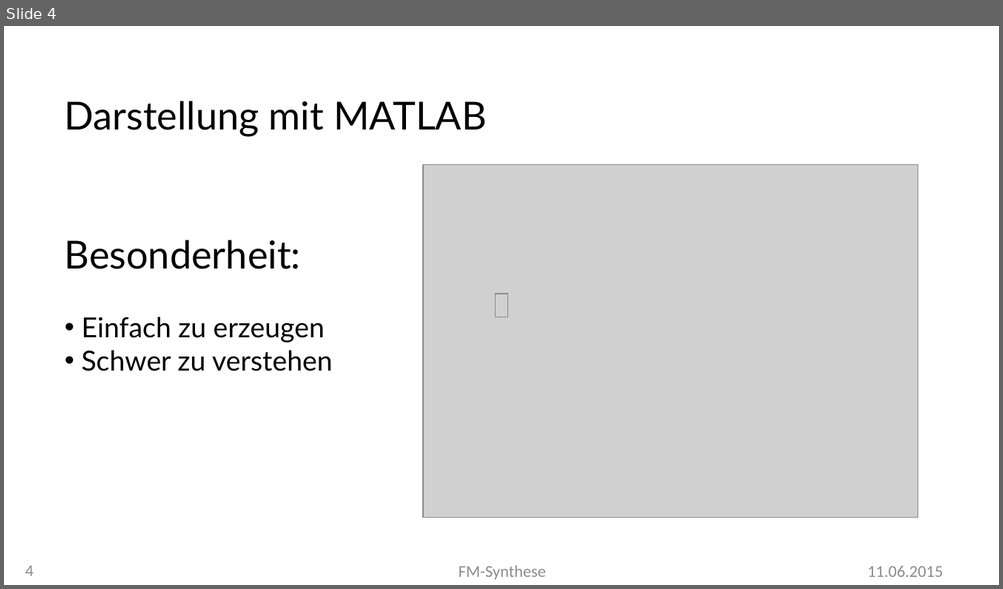
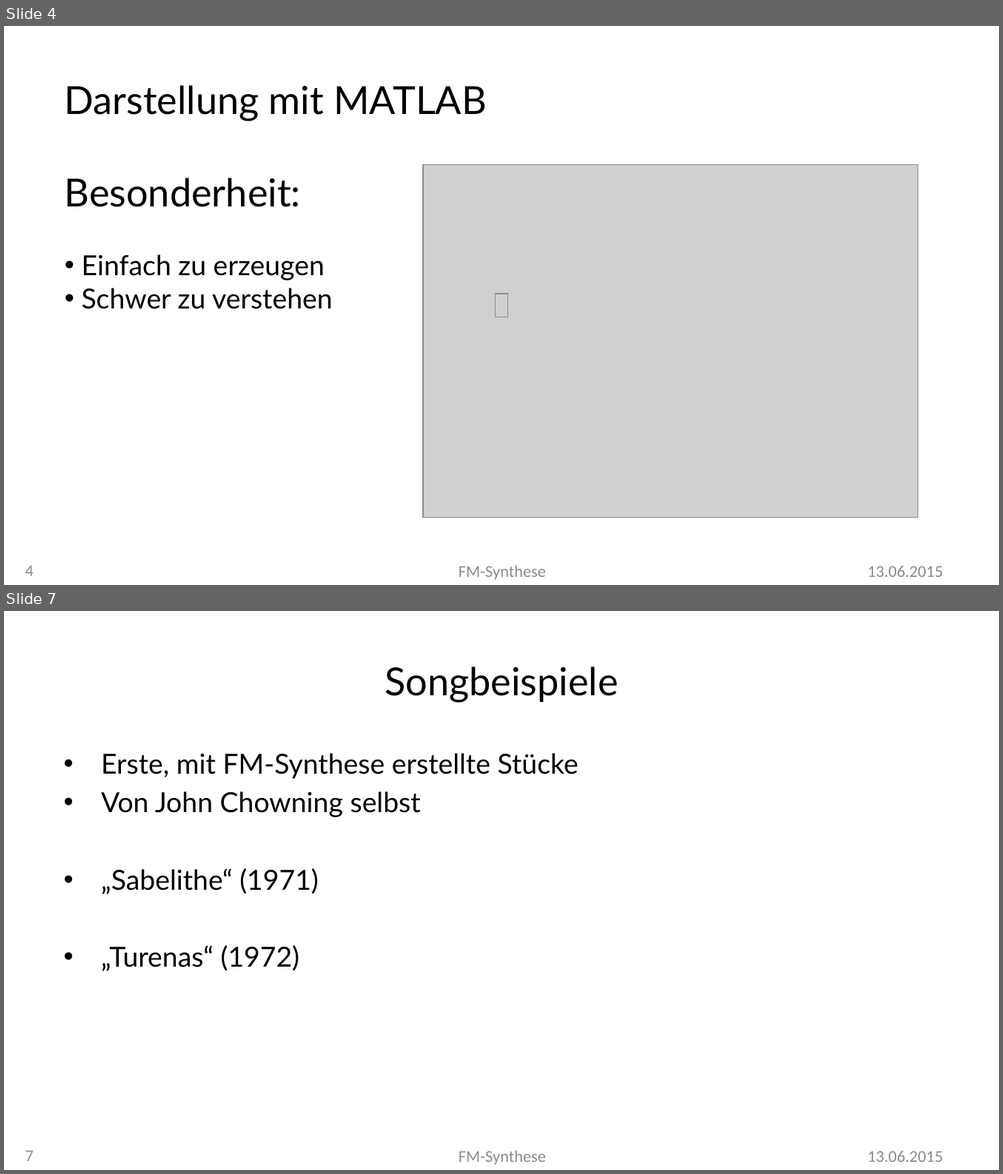
Before and after one commit to MBulli/VSeminar, a slide deck: Praesentation/FMSynthese-Julius.pptx. Shown one above the other, each under a label of ours: slide 4 before the commit, slides 4 and 7 after it; the slides between them are not shown. The pictures are 1003x589 and 1003x1174 pixels, drawn with LibreOffice and Linux fonts; fonts in the diff are those of the drawing; grey boxes stand for pictures; background and template pictures are left out. Boxes give left, top, right and bottom in pixels: in the first picture for what was removed or moved away, otherwise in the second. Text is boxed around its words. In the diff, an @@ line names an element or a change of style, - is before the commit and + after.

```diff
--- a/Praesentation/FMSynthese-Julius.pptx
+++ b/Praesentation/FMSynthese-Julius.pptx
@@ slide 7 added at box(4, 611, 999, 1170), background #FFFFFF @@
@@ title added at box(384, 667, 617, 703), 28 pt, text #000000 @@
+Songbeispiele
@@ text added at box(101, 753, 578, 971), 20 pt, text #000000 @@
+• Erste, mit FM-Synthese erstellte Stücke
+• Von John Chowning selbst
+• „Sabelithe“ (1971)
+• „Turenas“ (1972)
@@ page number added at box(25, 1150, 34, 1162), 12 pt, text #8C8C8C @@
+7
@@ text added at box(458, 1150, 546, 1165), 12 pt, text #8C8C8C @@
+FM-Synthese
@@ text added at box(867, 1151, 942, 1162), 12 pt, text #8C8C8C @@
+13.06.2015
@@ slide 4 changed as well @@
@@ text "Darstellung mit MATLAB" rewrapped from box(65, 101, 486, 372) to box(65, 85, 486, 309) @@
@@ text at box(867, 566, 942, 577): text changed @@
-11.06.2015
+13.06.2015
```
Also in this commit, not shown: 4 other slides changed, 5 other slides added, 10 other files.
